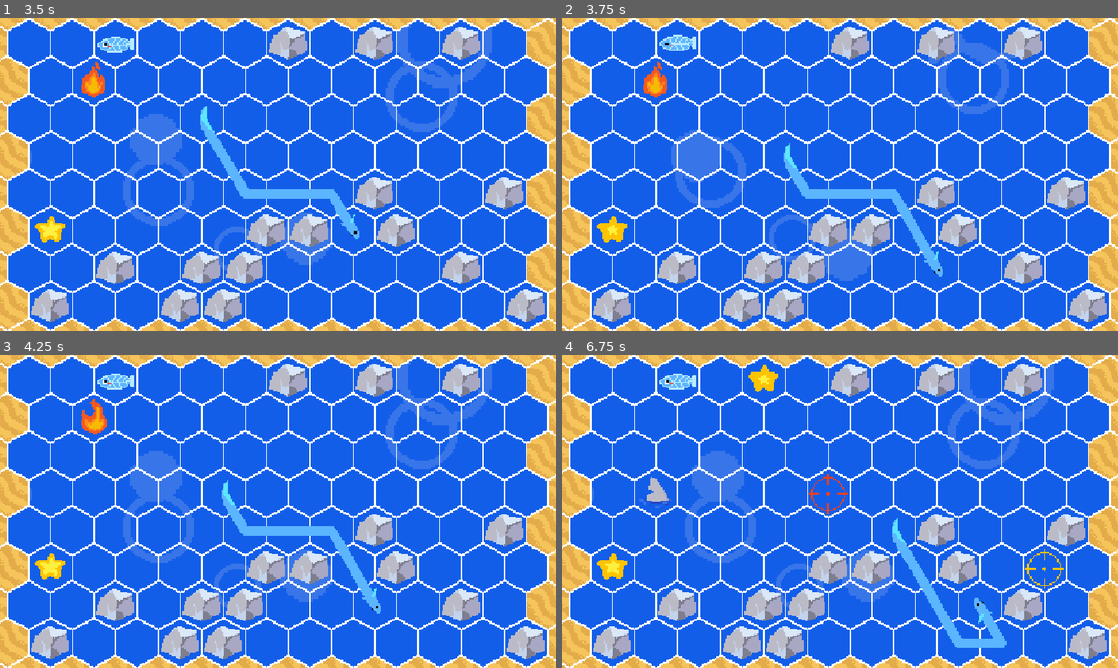
Above: before the commit, frames 1-4 (two rows, left to right).
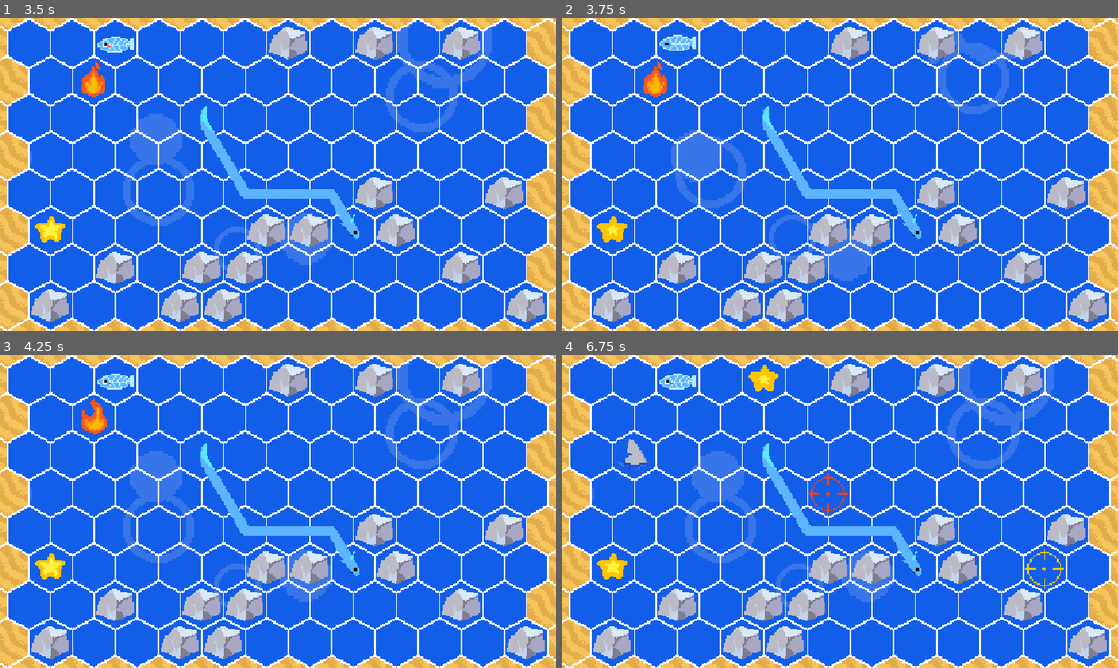
Above: after the commit, the same moments.

Repository: pavenpaven/retro-jam-2026
Game: Godot game, scene res://Scenes/game.tscn
Same seed, same stepped clock (60 frames per second), same inputs: the game is played once before the commit and once after it.
Inputs (mouse positions are in pixels of both pictures, inside the frame that each line leads up to):
- Up to frame 1 (3.5 s): tap Enter at 0.5 s; move the mouse to (400, 158) at 0.52 s; hold D 0.53-1.28 s; tap U at 0.6 s; click (400, 158) at 0.67 s; move the mouse to (166, 190) at 1.27 s; hold A 1.28-2.03 s; tap E at 1.35 s; click (166, 190) at 1.42 s; move the mouse to (333, 105) at 2.02 s; hold D 2.03-2.78 s; tap I at 2.1 s; click (333, 105) at 2.17 s; move the mouse to (250, 237) at 2.77 s; hold W from 2.78 s (still down); tap L at 2.85 s; click (250, 237) at 2.92 s
- Up to frame 2 (3.75 s): move the mouse to (1006, 221) at 3.52 s; release W at 3.53 s; hold A from 3.53 s (still down); tap X at 3.6 s; click (1006, 221) at 3.67 s
- Up to frame 3 (4.25 s): keep holding A
- Up to frame 4 (6.75 s): move the mouse to (673, 464) at 4.27 s; tap one key every 0.75 s from 4.35 s: M Z N H; click (673, 464) at 4.42 s; move the mouse to (867, 511) at 5.02 s; click (867, 511) at 5.17 s; move the mouse to (756, 433) at 5.77 s; release A at 5.78 s; hold D 5.78-6.53 s; click (756, 433) at 5.92 s; move the mouse to (962, 495) at 6.52 s; hold W from 6.53 s (still down); click (962, 495) at 6.67 s

Frame 1 is identical in both runs. In frame 2, 0.6% of the frame differs, in the area x 36-69%, y 28-83%; in frame 3, 0.6%; in frame 4, 2.5%, in the area x 9-80%, y 26-94%.

Commit message:
äcklig mus sak

Diff:
--- a/src/game.gd
+++ b/src/game.gd
@@ -164,8 +164,28 @@
 		n+=1
 	return ind
 
+func input():
+	if Input.is_mouse_button_pressed(1):
+		var vec = get_viewport().get_mouse_position()/Vector2(2.8,2.8) + Vector2(0.5,0.5)*Vector2(Globals.sidelength, Globals.sidelength)
+		var v = (vec - head.position)
+		print(v)
+		var min_distance = 10000
+		var best_dir
+		for i in directions + [Vector2(0,0)]:
+			var w = Globals.to_real_cords(i)
+			if (v - w).length() < min_distance:
+				best_dir = i
+				min_distance = (v-w).length()
+
+		head.try_walk(best_dir)
+
+
+
+
 func _process(dt):
 	on_tick()
+
+	input()
 
 	var n = 0
 
--- a/src/head.gd
+++ b/src/head.gd
@@ -40,6 +40,12 @@
 func on_enemy_touch():
 	on_damage()
 
+func try_walk(dir):
+	var new_pos = map_cords + dir
+	if not new_pos in tail.slice(1) and not dir == Vector2(0,0) and get_parent().allowed(new_pos):
+		old_tail_pos = tail[0]
+		travel()
+		map_cords = new_pos
 
 func _input(event):
 	if event is InputEventKey and event.pressed:
@@ -56,11 +62,7 @@
 			vec = Vector2(-1, 1)
 		if event.keycode in [KEY_A, KEY_H]:
 			vec = Vector2(-1, 0)
-		var new_pos = map_cords + vec
-		if not new_pos in tail.slice(1) and not vec == Vector2(0,0) and get_parent().allowed(new_pos):
-			old_tail_pos = tail[0]
-			travel()
-			map_cords = new_pos
+
 
 
 func _on_invincibility_timeout() -> void:
